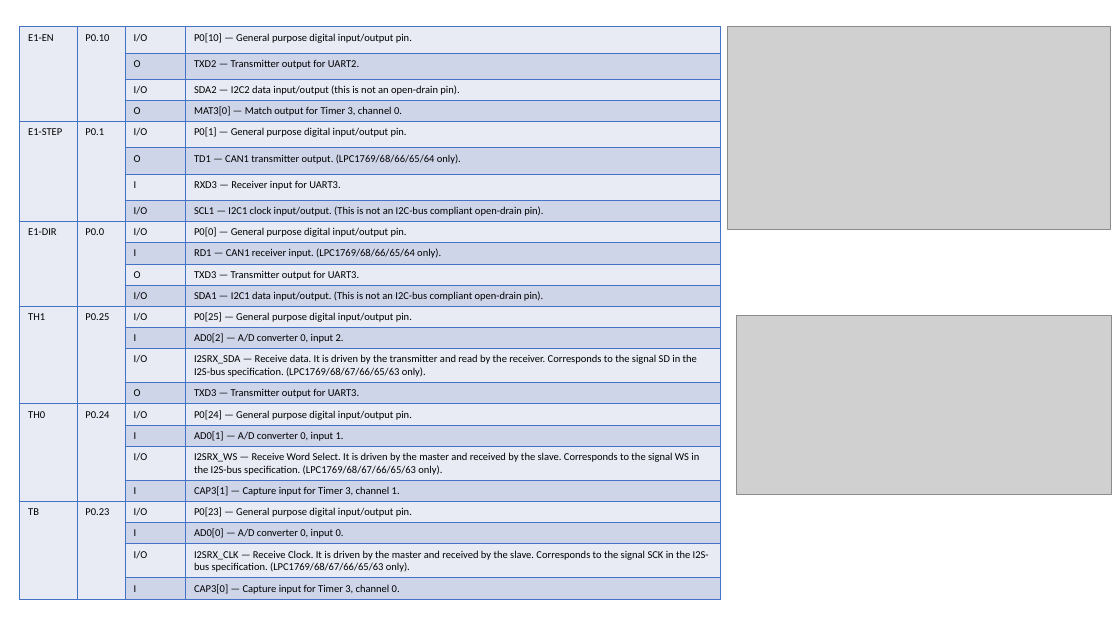
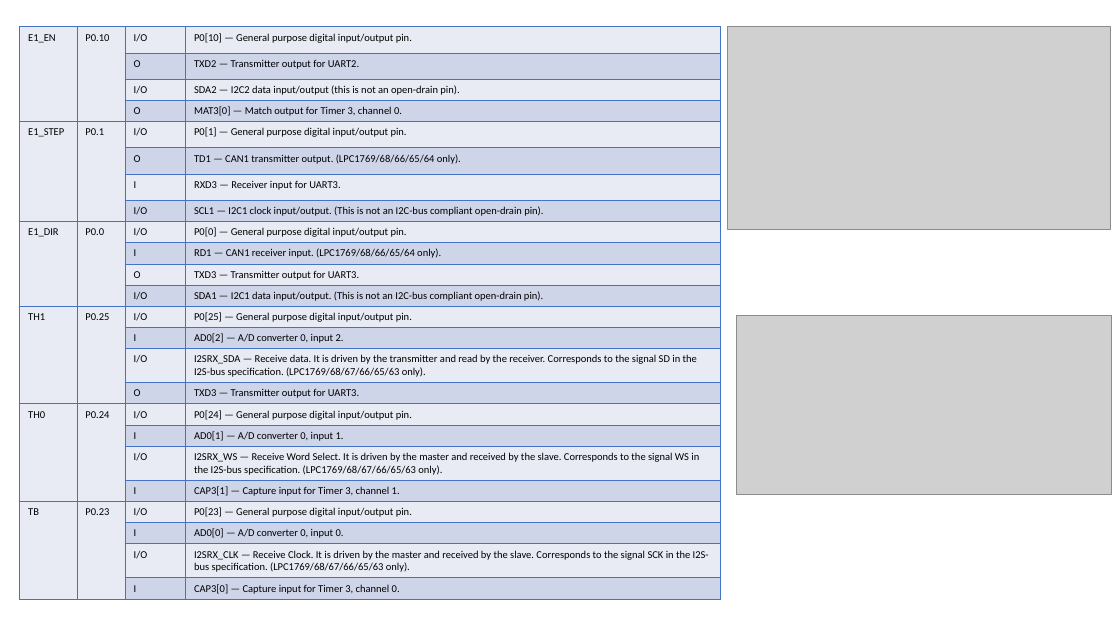
Before and after one commit to softkannan/3DPrint, a slide deck: slide 6 of hardware/Bigtreetech/Bigtreetech_skr_v1.3/SKR-V1.3 Pin Description.pptx. Drawn at 1120x630 pixels with LibreOffice and Linux fonts; fonts in the diff are those of the drawing; grey boxes stand for pictures. Boxes give left, top, right and bottom in pixels: in the first picture for what was removed or moved away, otherwise in the second. Text is boxed around its words. In the diff, an @@ line names an element or a change of style, - is before the commit and + after.

```diff
--- a/hardware/Bigtreetech/Bigtreetech_skr_v1.3/SKR-V1.3 Pin Description.pptx
+++ b/hardware/Bigtreetech/Bigtreetech_skr_v1.3/SKR-V1.3 Pin Description.pptx
@@ table at [20,27,721,598] @@
-row 1, column 1: E1-EN
+row 1, column 1: E1_EN
-row 5, column 1: E1-STEP
+row 5, column 1: E1_STEP
-row 9, column 1: E1-DIR
+row 9, column 1: E1_DIR
```
Also in this commit, not shown: 10 other slides changed, 2 slides added, 9 other files.
